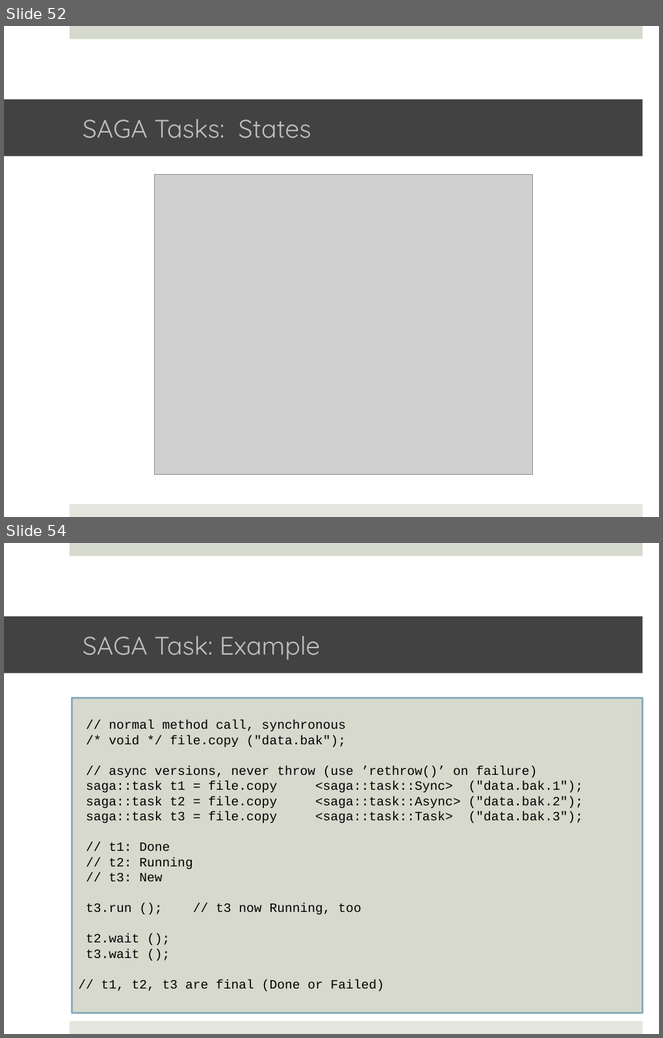
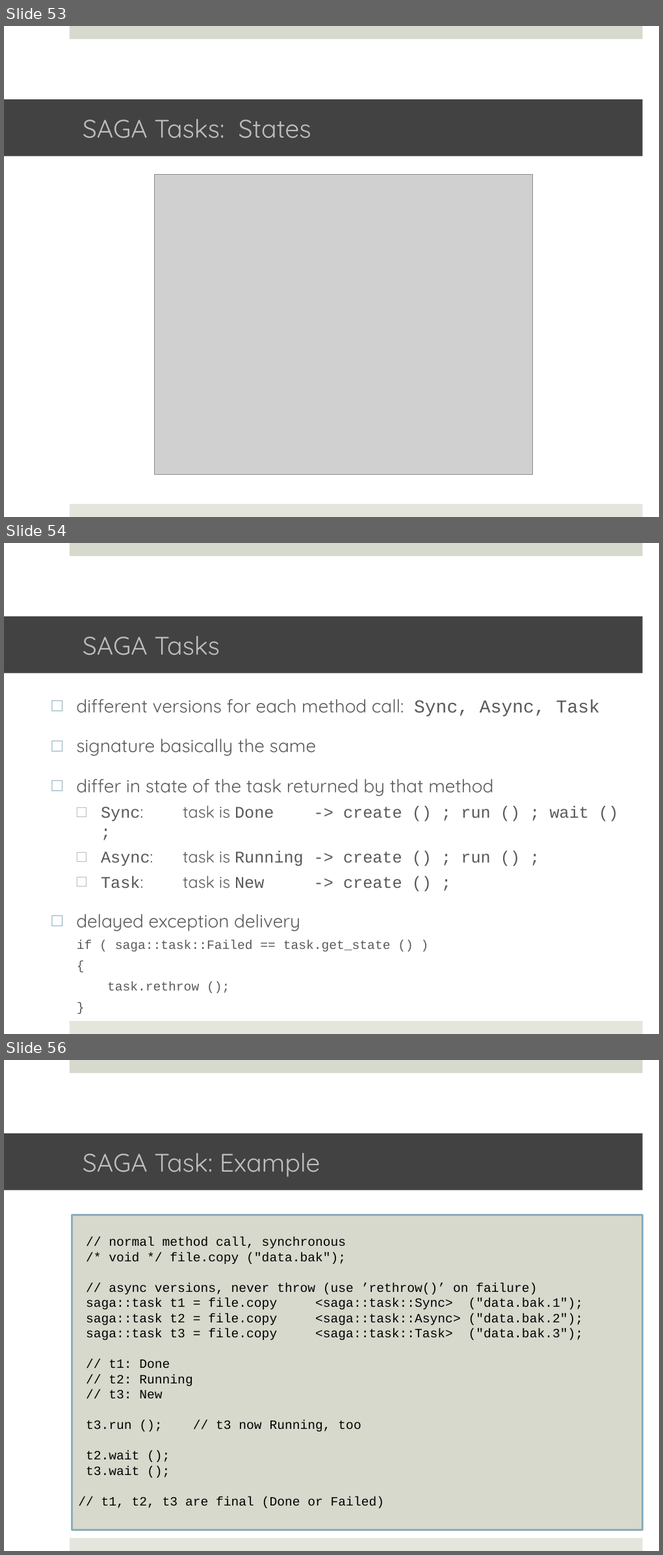
Before and after one commit to saga-project/saga-cpp-legacy-projects, a slide deck: tutorial/EGI-2011/02_api1.pptx. Shown one above the other, each under a label of ours: slides 52 and 54 before the commit, slides 53, 54 and 56 after it; the slides between them are not shown. The pictures are 663x1038 and 663x1555 pixels, drawn with LibreOffice and Linux fonts; fonts in the diff are those of the drawing; grey boxes stand for pictures; background and template pictures are left out. Boxes give left, top, right and bottom in pixels: in the first picture for what was removed or moved away, otherwise in the second. Text is boxed around its words. In the diff, an @@ line names an element or a change of style, - is before the commit and + after.

```diff
--- a/tutorial/EGI-2011/02_api1.pptx
+++ b/tutorial/EGI-2011/02_api1.pptx
@@ slide 54 added at (4,543,659,1034), background #FFFFFF; not listed: 2 template elements that a slide beside it also shows @@
@@ title added at (4,616,643,674), fill #424242, 28 pt, text #BFBFBF @@
+SAGA Tasks
@@ text added at (76,699,600,991), 20 pt, text #595959 @@
+□ different versions for each method call: Sync, Async, Task
+□ signature basically the same
+□ differ in state of the task returned by that method
+  □ Sync: task is Done -> create () ; run () ; wait () ;
+  □ Async: task is Running -> create () ; run () ;
+  □ Task: task is New -> create () ;
+□ delayed exception delivery
+  if ( saga::task::Failed == task.get_state () )
+  {
+  task.rethrow ();
+  }
@@ what was slide 52 is now slide 53 @@
@@ what was slide 54 is now slide 56 @@
```
Also in this commit, not shown: 3 slides changed, 1 other slide added.
